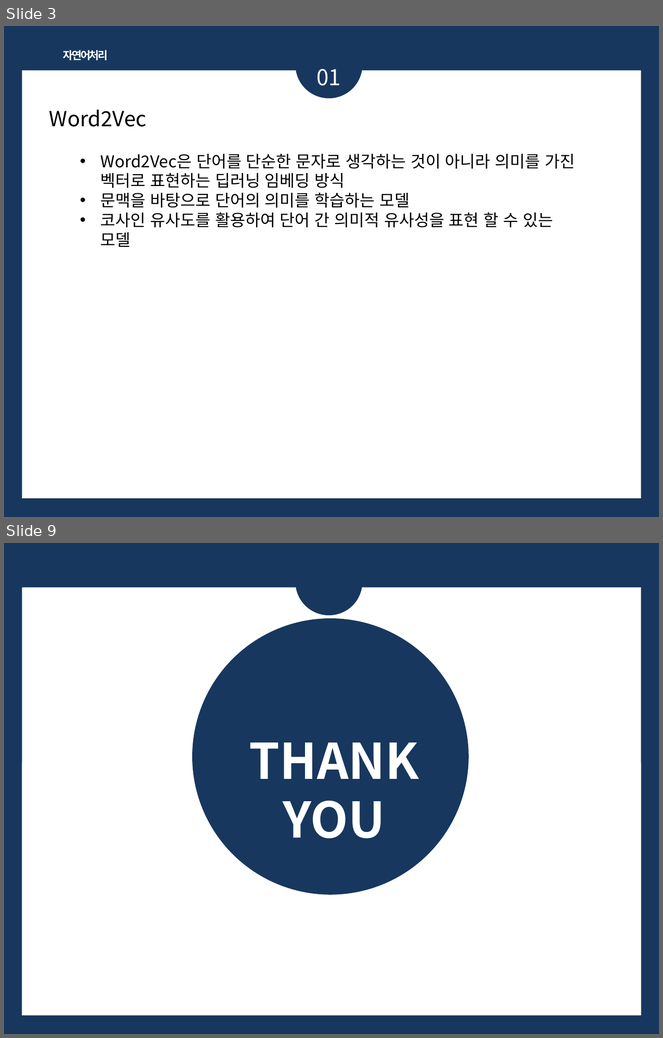
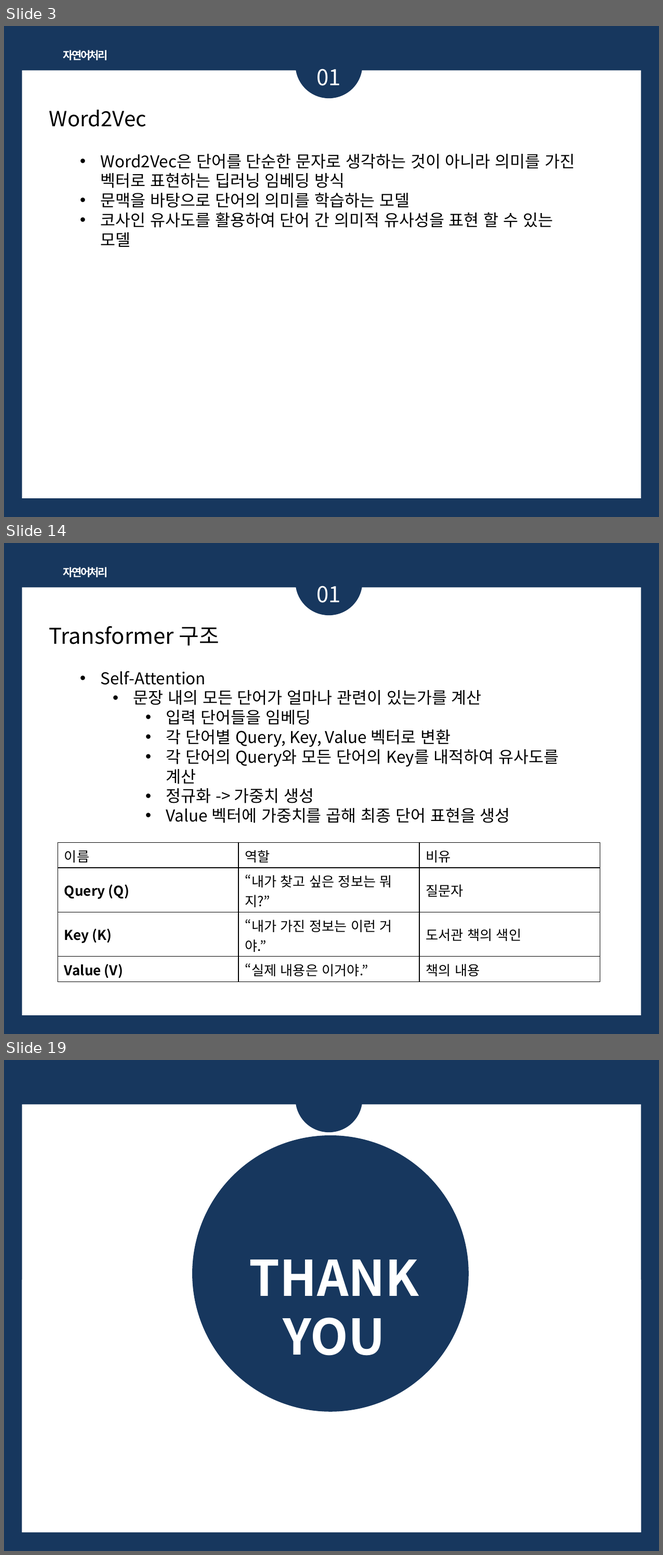
Before and after one commit to 1124apm/Multicam_2025, a slide deck: ppt/자연어_임베딩.pptx. Shown one above the other, each under a label of ours: slides 3 and 9 before the commit, slides 3, 14 and 19 after it; the slides between them are not shown. The pictures are 663x1038 and 663x1555 pixels, drawn with LibreOffice and Linux fonts; fonts in the diff are those of the drawing. Boxes give left, top, right and bottom in pixels: in the first picture for what was removed or moved away, otherwise in the second. Text is boxed around its words. In the diff, an @@ line names an element or a change of style, - is before the commit and + after.

```diff
--- a/ppt/자연어_임베딩.pptx
+++ b/ppt/자연어_임베딩.pptx
@@ slide 14 added at (4, 543, 659, 1034), background #17375E; not listed: 1 template element that a slide beside it also shows @@
@@ ellipse added at (296, 548, 362, 615), fill #17375E @@
@@ text added at (63, 567, 108, 577), 12 pt, text #FFFFFF, bold @@
+자연어처리
@@ text added at (317, 586, 341, 603), 24 pt, text #FFFFFF @@
+01
@@ text added at (49, 626, 219, 646), 24 pt, text #000000 @@
+Transformer 구조
@@ text added at (101, 671, 559, 823), 18 pt, text #000000 @@
+• Self-Attention
+  • 문장 내의 모든 단어가 얼마나 관련이 있는가를 계산
+    • 입력 단어들을 임베딩
+    • 각 단어별 Query, Key, Value 벡터로 변환
+    • 각 단어의 Query와 모든 단어의 Key를 내적하여 유사도를 계산
+    • 정규화 -> 가중치 생성
+    • Value 벡터에 가중치를 곱해 최종 단어 표현을 생성
@@ table added at (58, 843, 600, 982), 4 rows, 3 columns @@
+이름 | 역할 | 비유
+Query (Q) | “내가 찾고 싶은 정보는 뭐지?” | 질문자
+Key (K) | “내가 가진 정보는 이런 거야.” | 도서관 책의 색인
+Value (V) | “실제 내용은 이거야.” | 책의 내용
@@ what was slide 9 is now slide 19 @@
```
Also in this commit, not shown: 5 slides changed, 9 other slides added, 53 other files.
